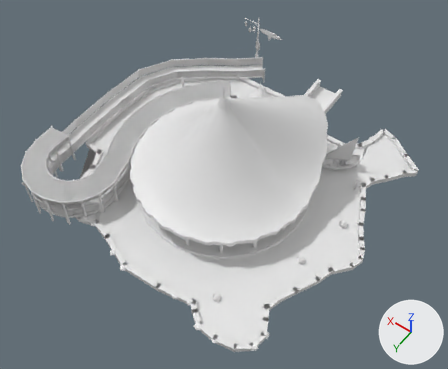
An edit to the Blender file models/AR_Sirocco/AR_Sirocco_master.blend, drawn before and after from the same camera.
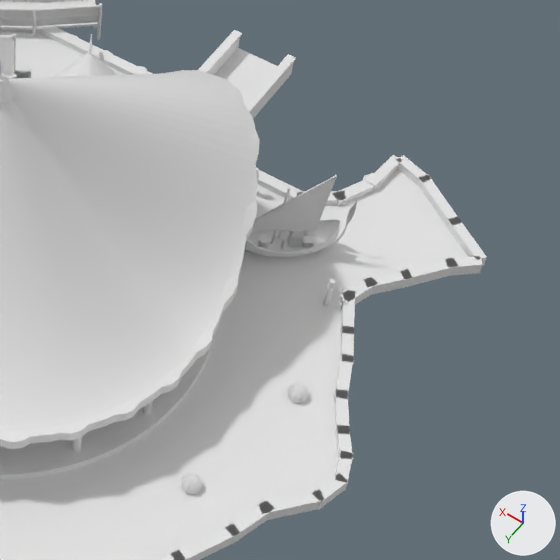
Each version appears first whole from a 50 mm lens placed at (-22.1, 30.9, 48.4), pointed at (-1.5, 2.0, 3.1), and next in a close-up on the part from 50% to 100% of the width and 18% to 79% of the height. The lights are fixed; the arrows at lower right show +X, +Y and +Z. The older version's two pictures come first.

The first close-up shows 'SI_dak_riet', 'SI_om_afdek', 'SI_om_bestrating', 'SI_om_dhow_romp', 'SI_om_dhow_zeil', 'SI_om_net', 'SI_om_riet', 'SI_om_stam', 'SI_om_steen', 'SI_om_vlonder', 'SI_om_water', 'SI_vlonder' and 16 more.
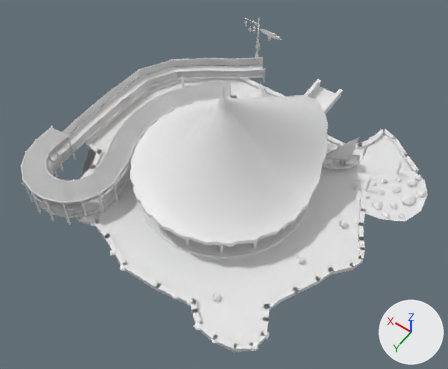
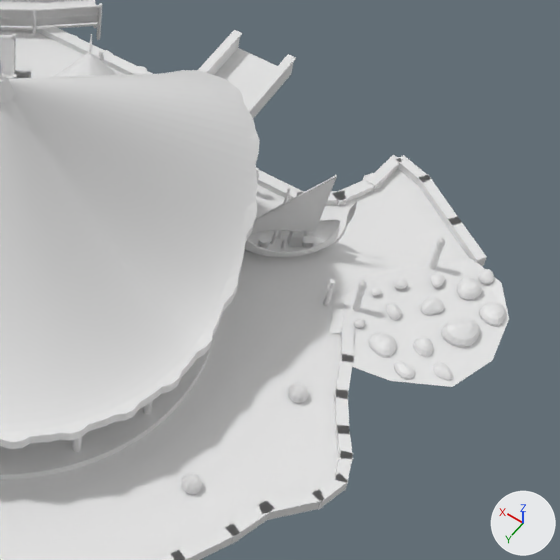
Changed parts and their boxes [x1, y1, x2, y2] in the close-ups (560 x 560 px):
```json
{"object": "SI_om_zand", "change": "added", "after": [330, 255, 509, 387]}
{"object": "SI_om_kei", "change": "added", "after": [353, 269, 506, 381]}
{"part": 1, "of": "me_si_om_afdek", "change": "deleted", "before": [341, 290, 355, 334]}
{"part": 2, "of": "me_si_om_afdek", "change": "deleted", "before": [446, 256, 483, 276]}
{"part": 3, "of": "me_si_om_afdek", "change": "deleted", "before": [339, 276, 376, 305]}
{"part": 4, "of": "me_si_om_afdek", "change": "deleted", "before": [362, 271, 412, 295]}
{"part": 5, "of": "me_si_om_afdek", "change": "deleted", "before": [401, 257, 458, 288]}
```

The change, as JSON lines over the scene's bpy script:
```json
{"op": "add", "block": "mat_si_kei", "code": ["mat_si_kei = principled_material('SI_kei')", "mat_si_kei.base_color = (0.8, 0.8, 0.8)  # white #e7e7e7"]}
{"op": "add", "block": "mat_si_zand", "code": ["mat_si_zand = principled_material('SI_zand')", "mat_si_zand.base_color = (0.8, 0.8, 0.8)  # white #e7e7e7"]}
{"block": "me_si_om_afdek", "where": "# used by ob_si_om_afdek; location = (0.0, 0.0, 0.0)"}
{"op": "remove", "block": "me_si_om_afdek", "code": "me_si_om_afdek.from_pydata(...)  # 168 vertices, 126 faces; spans x -15.4..-0.4, y -17.4..7.9, z -0.2..1.2"}
{"op": "add", "block": "me_si_om_afdek", "code": "me_si_om_afdek.from_pydata(...)  # 128 vertices, 96 faces; spans x -15.4..-0.4, y -17.4..7.9, z -0.2..1.2"}
{"block": "me_si_om_afdek", "change": "me_si_om_afdek part 1: the loose piece of 8 vertices spanning x -12.5..-11.1, y -7.9..-5.8, z -0.2..0.3 is deleted"}
{"block": "me_si_om_afdek", "change": "me_si_om_afdek part 2: the loose piece of 8 vertices spanning x -15.0..-13.7, y -12.4..-11.2, z -0.2..0.3 is deleted"}
{"block": "me_si_om_afdek", "change": "me_si_om_afdek part 3: the loose piece of 8 vertices spanning x -12.1..-11.1, y -9.0..-7.3, z -0.2..0.3 is deleted"}
{"block": "me_si_om_afdek", "change": "me_si_om_afdek part 4: the loose piece of 8 vertices spanning x -13.0..-11.5, y -10.2..-8.4, z -0.2..0.3 is deleted"}
{"block": "me_si_om_afdek", "change": "me_si_om_afdek part 5: the loose piece of 8 vertices spanning x -14.2..-12.5, y -11.8..-9.6, z -0.2..0.3 is deleted"}
{"op": "add", "block": "me_si_om_kei_001", "code": ["me_si_om_kei_001 = bpy.data.meshes.new('SI_om_kei.001')", "me_si_om_kei_001.from_pydata(...)  # 1204 vertices, 1372 faces; spans x -16.88..-12.02, y -11.98..-5.26, z -0.12..0.9", "me_si_om_kei_001.materials.append(mat_si_kei)  # white #e7e7e7"]}
{"op": "add", "block": "me_si_om_zand_001", "code": ["me_si_om_zand_001 = bpy.data.meshes.new('SI_om_zand.001')", "me_si_om_zand_001.from_pydata(...)  # 32 vertices, 15 faces; spans x -17.3..-9.91, y -12.45..-4.6, z -0.35..0.3", "me_si_om_zand_001.materials.append(mat_si_zand)  # white #e7e7e7"]}
{"op": "add", "block": "ob_si_om_kei", "code": ["ob_si_om_kei = bpy.data.objects.new('SI_om_kei', me_si_om_kei_001)", "ob_si_om_kei.location = (0.0, 0.0, 0.0)"]}
{"op": "add", "block": "ob_si_om_zand", "code": ["ob_si_om_zand = bpy.data.objects.new('SI_om_zand', me_si_om_zand_001)", "ob_si_om_zand.location = (0.0, 0.0, 0.0)"]}
```
